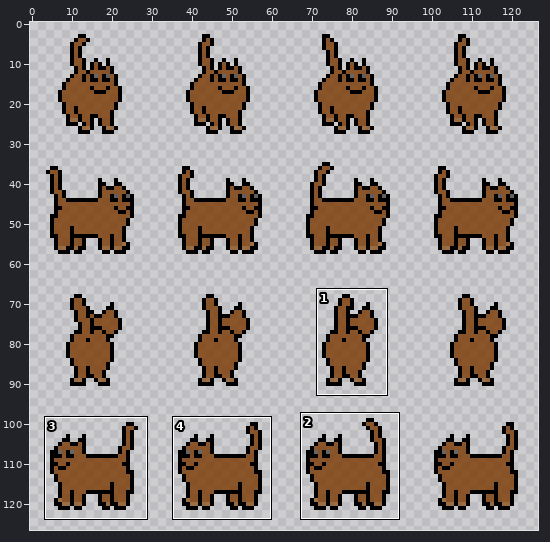
File history of a sprite sheet, android/assets/Sprites/catSprite.png. The first picture is a wide view before the edit; the outline marks the close-up.
Close-up. Before the edit:
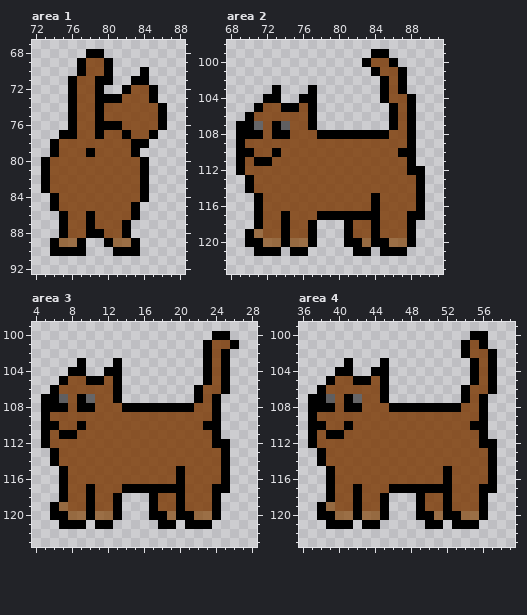
The file is 128x128 pixels. Pixels under 10% opacity are left out. Shown: area 1: x 72..88, y 67..92; area 2: x 68..91, y 98..123; area 3: x 4..28, y 99..123; area 4: x 36..59, y 99..123. The wide view leaves out empty margins. The commit also changed other parts of the picture, which this record leaves out.
After:
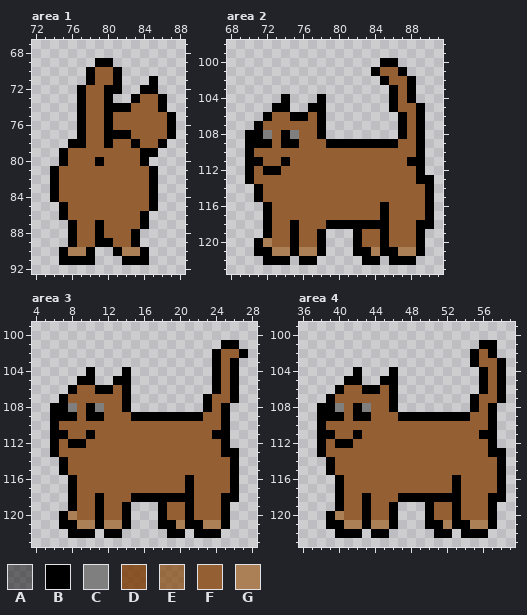
Palette (. is transparent): A #00000080  B #000000  C #7f7f7f  D #7a3600cb  E #823f00a9  F #955f34  G #ac8056
Diff:
Changed rows in their new state; - is an unchanged pixel.
Area 1:
first column x 73:
68 -----..--------
69 ----..B--------
70 ----.BFFB--.---
71 ---..BFFB-..B--
72 ---.BFFBB..B---
73 ---.BFF-..BFFB-
74 ---.BFFBBBFFF--
75 ---.BFFBFFFFFFB
76 ---.BFF-FFFFFFB
77 --..BFFBB-FFFFB
78 -..BBFFBFF-FFB-
79 -.BFFFFFFFFBB--
80 ..BFFFBFFFF----
81 .BFFFFFFFFFFB--
82 .BFFFFFFFFFFB--
83 .BFFFFFFFFFFB--
84 --FFFFFFFFFFB--
85 -.BFFFFFFFFFB--
86 ---FFFFFFFFB---
87 --.BFFBFFFFB---
88 --.BFF-FFFB----
89 -..BFFB-FF-----
90 -.-GGB---GGB---
91 --BBBB---BBB---
Area 2:
first column x 69:
 99 ---------------..-----
100 --------------..B-----
101 ----------------FF----
102 -----------------FFB--
103 ----.---.-------.BFB--
104 ---..B-..B------.BF---
105 --..B-..-B--------FFB-
106 -..BFFBBFB-------.BFB-
107 ..BFFFFFFB-------.BFB-
108 .--CF-CFF-........BFB-
109 .BBBFBBFFFBBBBBBBBFFB-
110 .-FFFFFFFFFFFFFFFFFFB-
111 .B-FFBFFFFFFFFFFFFF-B-
112 .BFBBFFFFFFFFFFFFFFF--
113 --FFFFFFFFFFFFFFFFFF-B
114 -.BFFFFFFFFFFFFFFFFFFB
115 ---FFFFFFFFFFFFFFFFFFB
116 --.BFFFFFFFFFFFFBFFFFB
117 --.BFFFFFFFFFFFFBFFFFB
118 --.BFFBFFFBB-BB-BFFFBB
119 -..BFFBFFB--.BFFBFFFB-
120 -.-GFFBFFB--.-FF-FFFB-
121 ----GG-GGB-----G--GGB-
122 ---BBB-BB-----BB-BBB--
Area 3:
first column x 5:
100 -------------------..--
101 ------------------..B--
102 ------------------.BFFB
103 ----.---.---------.BFB-
104 ---..B-..B--------.BFB-
105 --..B-..-B--------.BFB-
106 -..BFFBBFB-------..BFB-
107 ..BFFFFFFB-------.BFFB-
108 .--CF-CFF-........BFB--
109 .BBBFBBFFFBBBBBBBBFFB--
110 .-FFFFFFFFFFFFFFFFFFB--
111 .B-FFBFFFFFFFFFFFFF-B--
112 .BFBBFFFFFFFFFFFFFFF---
113 --FFFFFFFFFFFFFFFFFF-B-
114 -.BFFFFFFFFFFFFFFFFFFB-
115 ---FFFFFFFFFFFFFFFFFFB-
116 --.BFFFFFFFFFFFFBFFFFB-
117 --.BFFFFFFFFFFFFBFFFFB-
118 --.BFFBFFFBB-BB-BFFFBB-
119 -..BFFBFFB--.BFFBFFFB--
120 -.-GFFBFFB--.-FF-FFFB--
121 ----GG-GGB-----G--GGB--
122 ---BBB-BB-----BB-BBB---
Area 4:
first column x 37:
100 ------------------..--
101 -----------------..-B-
102 -----------------.BF--
103 ----.---.----------FFB
104 ---..B-..B--------.BFB
105 --..B-..-B--------.BFB
106 -..BFFBBFB-------..BFB
107 ..BFFFFFFB-------.BFFB
108 .--CF-CFF-........BFB-
109 .BBBFBBFFFBBBBBBBBFFB-
110 .-FFFFFFFFFFFFFFFFFFB-
111 .B-FFBFFFFFFFFFFFFF-B-
112 .BFBBFFFFFFFFFFFFFFF--
113 --FFFFFFFFFFFFFFFFFF-B
114 -.BFFFFFFFFFFFFFFFFFFB
115 ---FFFFFFFFFFFFFFFFFFB
116 --.BFFFFFFFFFFFFBFFFFB
117 --.BFFFFFFFFFFFFBFFFFB
118 --.BFFBFFFBB-BB-BFFFBB
119 -..BFFBFFB--.BFFBFFFB-
120 -.-GFFBFFB--.-FF-FFFB-
121 ----GG-GGB-----G--GGB-
122 ---BBB-BB-----BB-BBB--
